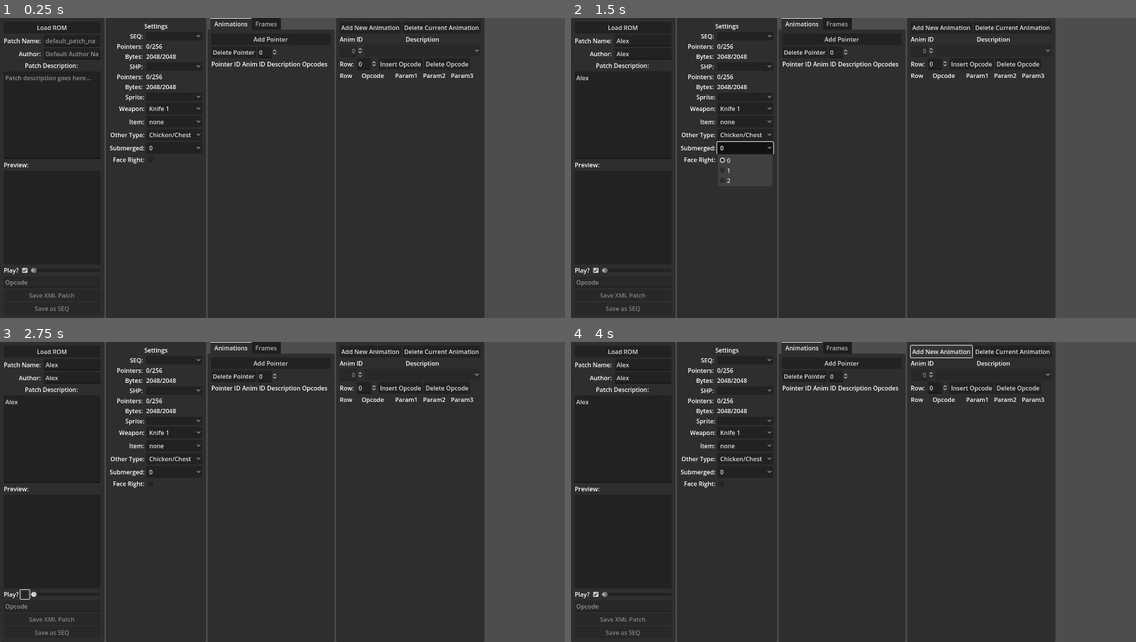
Above: before the commit, frames 1-4 (two rows, left to right).
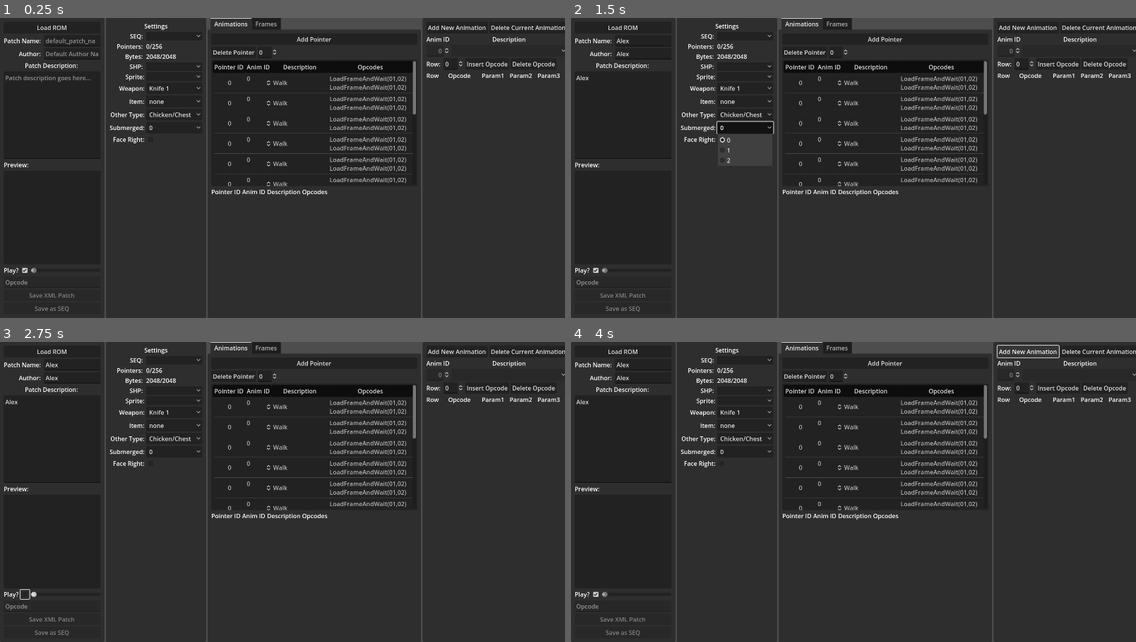
Above: after the commit, the same moments.

Repository: mrgudenheim/fftae
Game: Godot game, scene res://src/main.tscn
Two runs of this game, one before a commit and one after it. Both use one fixed random seed, a clock stepped at 60 frames per second and the inputs below.
Inputs (mouse positions are in pixels of both pictures, inside the frame that each line leads up to):
- Up to frame 1 (0.25 s): no input
- Up to frame 2 (1.5 s): click (644, 42) at 0.52 s; type "Alex" at 0.6 s; click (644, 54) at 0.75 s; type "Alex" at 0.83 s; click (621, 114) at 0.98 s; type "Alex" at 1.07 s; click "0" at 1.25 s
- Up to frame 3 (2.75 s): click (22, 594) at 2 s
- Up to frame 4 (4 s): click (593, 594) at 2.75 s; click "Add New Animation" at 3.5 s

The runs differ from the first frame. In frame 1, 19% of the frame differs, in the area x 19-100%, y 0-100%; in frame 2, 20%; in frame 3, 19%; in frame 4, 19%.
Error in both runs: Invalid access to property or key of type 'String' on a base object of type 'Dictionary'. (res://src/main.gd:50)

Commit message:
added exmplae table using Tree

Diff:
--- a/src/main.tscn
+++ b/src/main.tscn
@@ -38,7 +38,7 @@
 anchor_right = 1.0
 anchor_bottom = 1.0
 
-[node name="PatchPanel" type="PanelContainer" parent="HBoxCo …(100 unchanged characters)… ext", "shp_options", "sprite_options", "patch_name_edit", "author_name_edit", "p …(134 unchanged characters)…
+[node name="PatchPanel" type="PanelContainer" parent="HBoxCo …(100 unchanged characters)… ext", "shp_options", "sprite_options", "animation_table", "patch_name_edit", "author_name_edit", "p …(134 unchanged characters)…
 layout_mode = 2
 script = ExtResource("2_hmnjv")
 seq_options = NodePath("../SettingsPanel/MarginContainer/VBoxContainer/Settings/SeqFileOptions")
@@ -46,6 +46,7 @@
 animations_bytes_text = NodePath("../SettingsPanel/MarginContainer/VBoxContainer/Settings/NumEmptySeqBytes")
 shp_options = NodePath("../SettingsPanel/MarginContainer/VBoxContainer/Settings/ShpFileOptions")
 sprite_options = NodePath("../SettingsPanel/MarginContainer/VBoxContainer/Settings/SpriteOptions")
+animation_table = NodePath("../TabContainer/Animations/VBoxContainer/AnimationTree")
 patch_name_edit = NodePath("MarginContainer/VBoxContainer/GridContainer/PatchNameLineEdit")
 author_name_edit = NodePath("MarginContainer/VBoxContainer/GridContainer/AuthorLineEdit")
 patch_description_edit = NodePath("MarginContainer/VBoxContainer/DescriptionTextEdit")
@@ -258,21 +259,25 @@
 layout_mode = 2
 
 [node name="EmptyFramePointers" type="Label" parent="HBoxContainer/SettingsPanel/MarginContainer/VBoxContainer/Settings"]
+visible = false
 layout_mode = 2
 text = "Pointers: "
 horizontal_alignment = 2
 
 [node name="NumEmptyFramePoitners" type="Label" parent="HBoxContainer/SettingsPanel/MarginContainer/VBoxContainer/Settings"]
+visible = false
 layout_mode = 2
 text = "0/256"
 label_settings = SubResource("LabelSettings_8s6nw")
 
 [node name="EmptyShpBytes" type="Label" parent="HBoxContainer/SettingsPanel/MarginContainer/VBoxContainer/Settings"]
+visible = false
 layout_mode = 2
 text = "Bytes: "
 horizontal_alignment = 2
 
 [node name="NumEmptyShpBytes" type="Label" parent="HBoxContainer/SettingsPanel/MarginContainer/VBoxContainer/Settings"]
+visible = false
 layout_mode = 2
 text = "2048/2048"
 label_settings = SubResource("LabelSettings_bugng")
@@ -363,6 +368,16 @@
 
 [node name="PointerSpinBox" type="SpinBox" parent="HBoxContainer/TabContainer/Animations/VBoxContainer/Functions"]
 layout_mode = 2
+
+[node name="AnimationTree" type="Tree" parent="HBoxContainer/TabContainer/Animations/VBoxContainer"]
+layout_mode = 2
+size_flags_vertical = 3
+columns = 4
+column_titles_visible = true
+hide_folding = true
+hide_root = true
+select_mode = 1
+scroll_horizontal_enabled = false
 
 [node name="ScrollContainer" type="ScrollContainer" parent="HBoxContainer/TabContainer/Animations/VBoxContainer"]
 layout_mode = 2
--- a/src/ui_manager.gd
+++ b/src/ui_manager.gd
@@ -6,6 +6,7 @@
 @export var animations_bytes_text: Label
 @export var shp_options: OptionButton
 @export var sprite_options: OptionButton
+@export var animation_table: Tree
 
 @export var patch_name_edit: LineEdit
 @export var author_name_edit: LineEdit
@@ -76,6 +77,8 @@
 	animation_id_spinbox.value_changed.connect(animation_name_options.item_selected.emit)
 	animation_name_options.item_selected.connect(animation_id_spinbox.set_value_no_signal)
 
+	init_tree()
+
 
 func update_info_text(current: int, max_value: int, ui: Label) -> void:
 	var percent_of_max:String = " (%.f%%)" % [100 * current/float(max_value)]
@@ -119,3 +122,49 @@
 
 	if not found_text:
 		push_warning(option_button.name + "does not have item with text: " + text)
+
+
+func init_tree() -> void:
+	animation_table.set_column_title(0, "Pointer ID")
+	animation_table.set_column_expand(0, true)
+	animation_table.set_column_clip_content(0, true)
+
+	animation_table.set_column_title(1, "Anim ID")
+	animation_table.set_column_expand(1, false)
+	animation_table.set_column_title_alignment(1, HORIZONTAL_ALIGNMENT_CENTER)
+
+	animation_table.set_column_title(2, "Description")
+	animation_table.set_column_custom_minimum_width(2, 150)
+
+	animation_table.set_column_title(3, "Opcodes")
+	animation_table.set_column_expand(3, true)
+	animation_table.set_column_custom_minimum_width(3, 225)
+
+
+	var root: TreeItem  = animation_table.create_item()
+
+	for i in 11:
+		var row: TreeItem = root.create_child()
+		row.set_text(0, "0")
+		row.set_text_alignment(0, HORIZONTAL_ALIGNMENT_CENTER)
+		#row.set_selectable(0, false)
+		row.set_text(1, "1")
+		row.set_editable(1, true)
+		row.set_cell_mode(1, TreeItem.CELL_MODE_RANGE)
+		row.set_text_alignment(1, HORIZONTAL_ALIGNMENT_RIGHT)
+		row.set_range_config(1, 0, 255, 1)
+		row.set_text(2, "Walk")
+		row.set_text(3, "LoadFrameAndWait(01,02)\nLoadFrameAndWait(01,02)")
+
+	var row2: TreeItem = root.create_child()
+	row2.set_text(0, "1")
+	row2.set_text(1, "2")
+	row2.set_text_alignment(1, HORIZONTAL_ALIGNMENT_RIGHT)
+	row2.set_text(2, "Walk2")
+	row2.set_text(3, "LoadFrameAndWait(01,02)\nLoadFrameAndWait(01,02)")
+
+	var row3: TreeItem = root.create_child()
+	row3.set_text(0, "1")
+	row3.set_text(1, "2")
+	row3.set_text(2, "Walk2")
+	row3.set_text(3, "LoadFrameAndWait(01,02)\nLoadFrameAndWait(01,02)")
